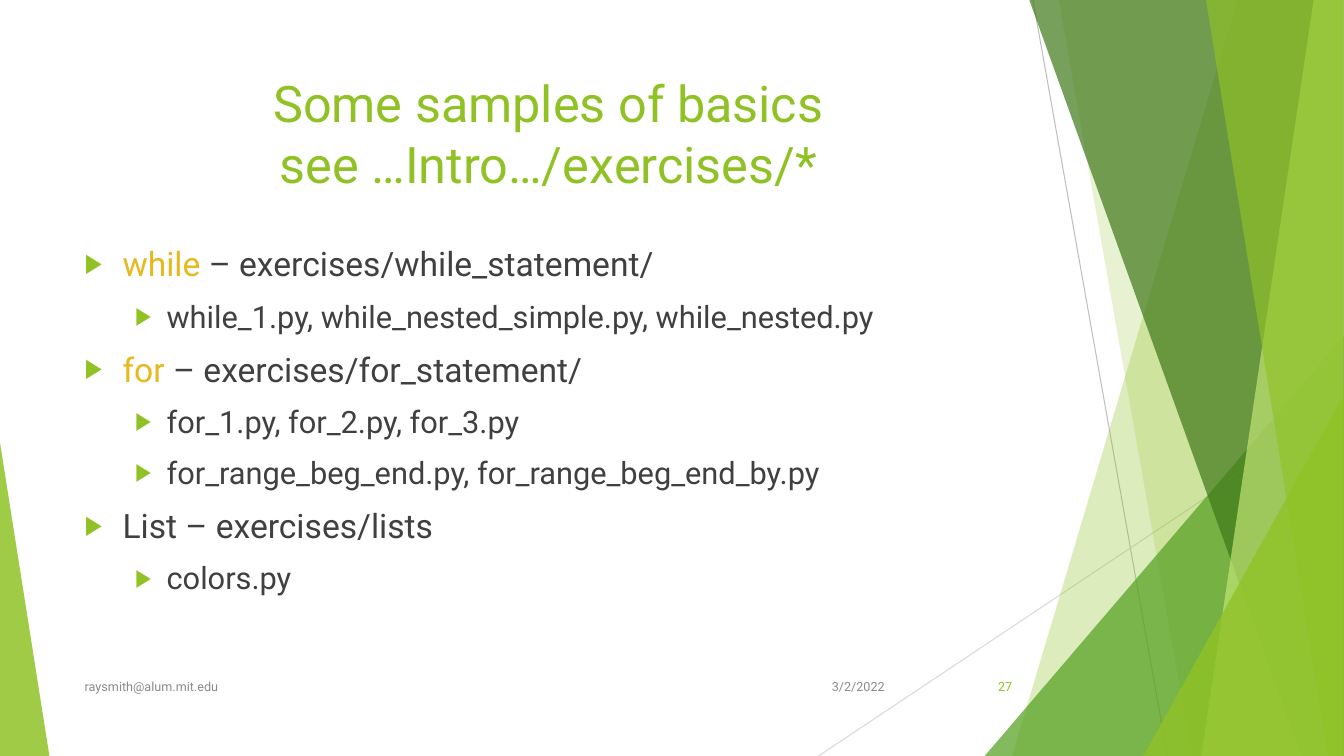
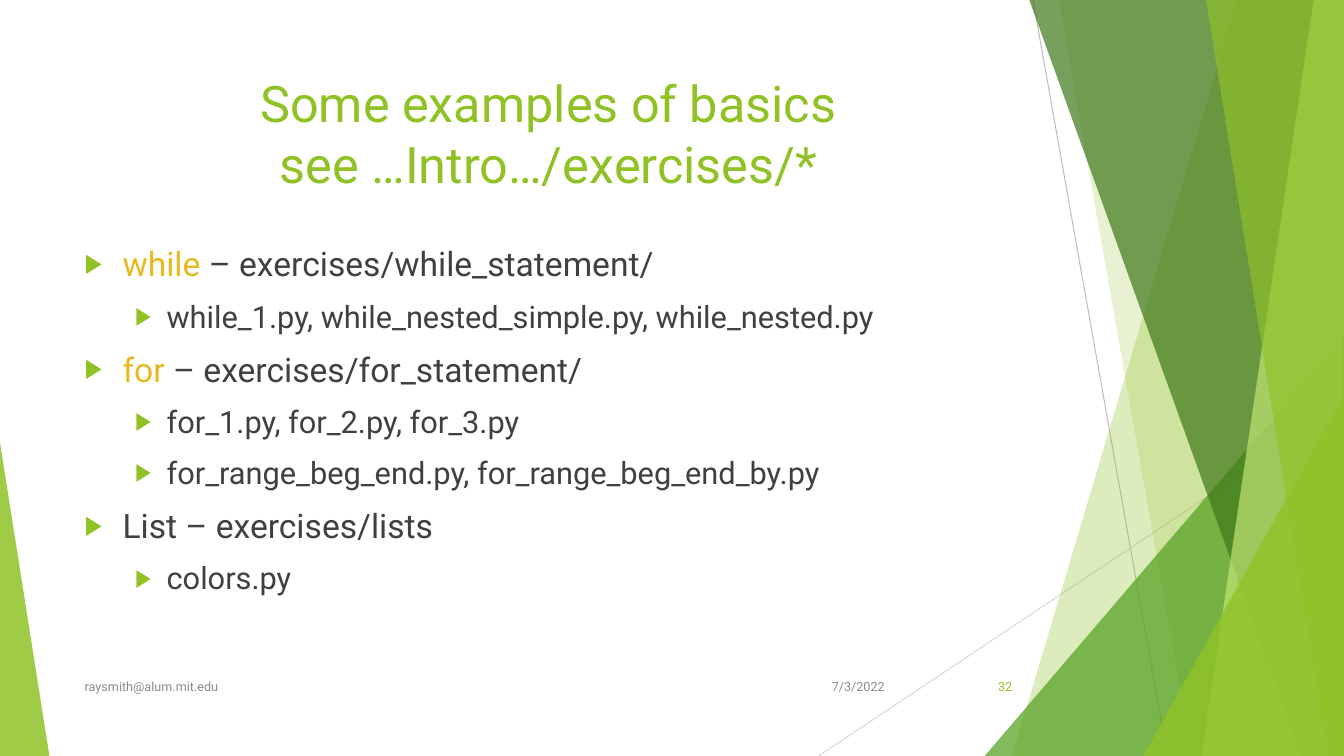
Before and after one commit to raysmith619/Introduction-To-Programming, a slide deck: slide 32 of presentation/Class_1_Introduction/Class_1_Introduction.pptx (slide 27 before the commit). Drawn at 1344x756 pixels with LibreOffice and Linux fonts; fonts in the diff are those of the drawing. Boxes give left, top, right and bottom in pixels: in the first picture for what was removed or moved away, otherwise in the second. Text is boxed around its words. In the diff, an @@ line names an element or a change of style, - is before the commit and + after.

```diff
--- a/presentation/Class_1_Introduction/Class_1_Introduction.pptx
+++ b/presentation/Class_1_Introduction/Class_1_Introduction.pptx
@@ title at [260, 83, 836, 186]: text changed @@
-Some samples of basics
-see …Intro…/exercises/*
+Some examples of basics
+see …Intro…/exercises/*
@@ text at [832, 682, 885, 692]: text changed @@
-3/2/2022
+7/3/2022
@@ page number at [998, 682, 1012, 691]: text changed @@
-27
+32
```
Also in this commit, not shown: 38 other slides changed, 2 slides added, 1 slide removed, 11 other files.
